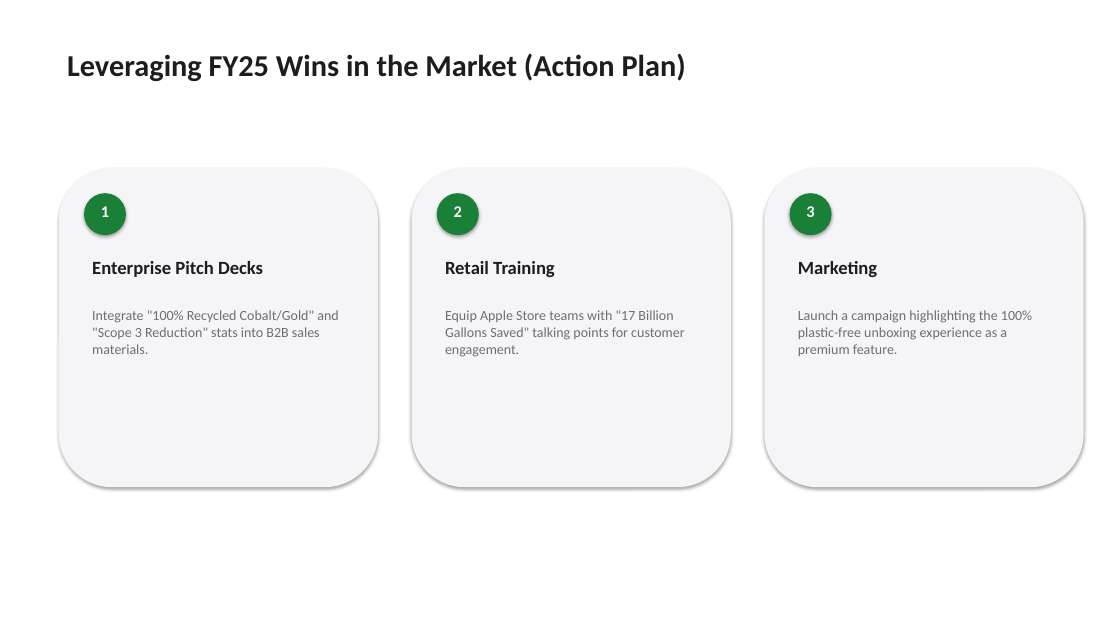
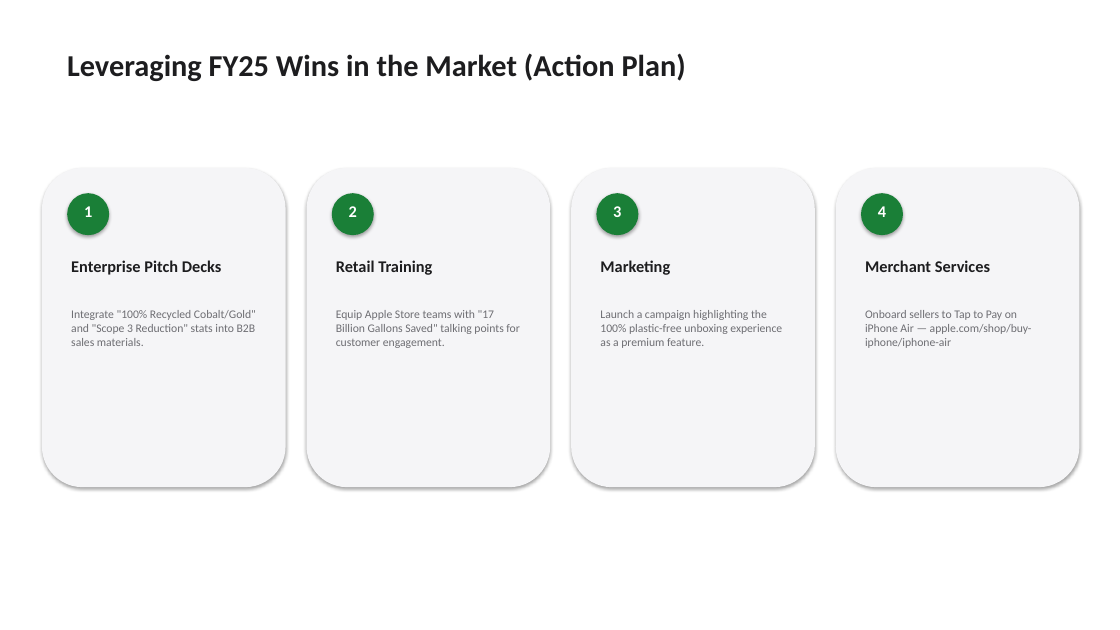
Before and after one commit to garlobrian52/skills, a slide deck: slide 9 of presentations/apple-fy2025-environmental/Apple_FY2025_Environmental_Progress.pptx (slide 8 before the commit). Drawn at 1120x630 pixels with LibreOffice and Linux fonts; fonts in the diff are those of the drawing. Boxes give left, top, right and bottom in pixels: in the first picture for what was removed or moved away, otherwise in the second. Text is boxed around its words. In the diff, an @@ line names an element or a change of style, - is before the commit and + after.

Commit message:
Add Apple FY2025 Environmental Progress board presentation deck (#78)

```diff
--- a/presentations/apple-fy2025-environmental/Apple_FY2025_Environmental_Progress.pptx
+++ b/presentations/apple-fy2025-environmental/Apple_FY2025_Environmental_Progress.pptx
@@ rounded rectangle resized from (x1=59, y1=168, x2=378, y2=487) to (x1=42, y1=168, x2=286, y2=487) @@
@@ rounded rectangle resized from (x1=412, y1=168, x2=731, y2=487) to (x1=307, y1=168, x2=550, y2=487) @@
@@ rounded rectangle resized from (x1=765, y1=168, x2=1084, y2=487) to (x1=571, y1=168, x2=815, y2=487) @@
@@ rounded rectangle added at (x1=836, y1=168, x2=1080, y2=487), fill #F5F5F7 @@
@@ text "1" moved from (x1=101, y1=206, x2=109, y2=217) to (x1=84, y1=206, x2=92, y2=217) @@
@@ ellipse moved from (x1=84, y1=193, x2=126, y2=235) to (x1=67, y1=193, x2=109, y2=235) @@
@@ text "2" moved from (x1=454, y1=206, x2=462, y2=217) to (x1=349, y1=206, x2=357, y2=217) @@
@@ ellipse moved from (x1=437, y1=193, x2=479, y2=235) to (x1=332, y1=193, x2=374, y2=235) @@
@@ text "3" moved from (x1=806, y1=206, x2=814, y2=217) to (x1=613, y1=206, x2=621, y2=217) @@
@@ ellipse moved from (x1=790, y1=193, x2=832, y2=235) to (x1=597, y1=193, x2=639, y2=235) @@
@@ ellipse added at (x1=861, y1=193, x2=903, y2=235), fill #1A7F37 @@
@@ text added at (x1=878, y1=206, x2=886, y2=217), 14 pt, text #FFFFFF, bold @@
+4
@@ text "Enterprise Pitch Decks" moved from (x1=92, y1=261, x2=263, y2=277) to (x1=71, y1=260, x2=222, y2=275) @@
@@ text "Retail Training" moved from (x1=445, y1=261, x2=555, y2=277) to (x1=336, y1=260, x2=432, y2=275) @@
@@ size 16 to 14 pt in 3 elements at (x1=71, y1=260, x2=222, y2=275), (x1=336, y1=260, x2=432, y2=275), (x1=600, y1=260, x2=670, y2=275) @@
@@ text "Marketing" moved from (x1=798, y1=261, x2=877, y2=277) to (x1=600, y1=260, x2=670, y2=275) @@
@@ text added at (x1=865, y1=260, x2=990, y2=272), 14 pt, text #1D1D1F, bold @@
+Merchant Services
@@ text "Integrate "100% Recycled Cobalt/Gold" and ..." moved from (x1=92, y1=310, x2=338, y2=354) to (x1=71, y1=310, x2=256, y2=346) @@
@@ text "Equip Apple Store teams with ..." moved from (x1=445, y1=310, x2=684, y2=357) to (x1=336, y1=310, x2=519, y2=348) @@
@@ size 12 to 10 pt in 3 elements at (x1=71, y1=310, x2=256, y2=346), (x1=336, y1=310, x2=519, y2=348), (x1=600, y1=310, x2=782, y2=348) @@
@@ text "Launch a campaign highlighting the ..." moved from (x1=798, y1=310, x2=1032, y2=356) to (x1=600, y1=310, x2=782, y2=348) @@
@@ text added at (x1=865, y1=310, x2=1032, y2=348), 10 pt, text #6E6E73 @@
+Onboard sellers to Tap to Pay on iPhone Air — apple.com/shop/buy-iphone/iphone-air
```
Also in this commit, not shown: 1 slide added, 4 other files.
